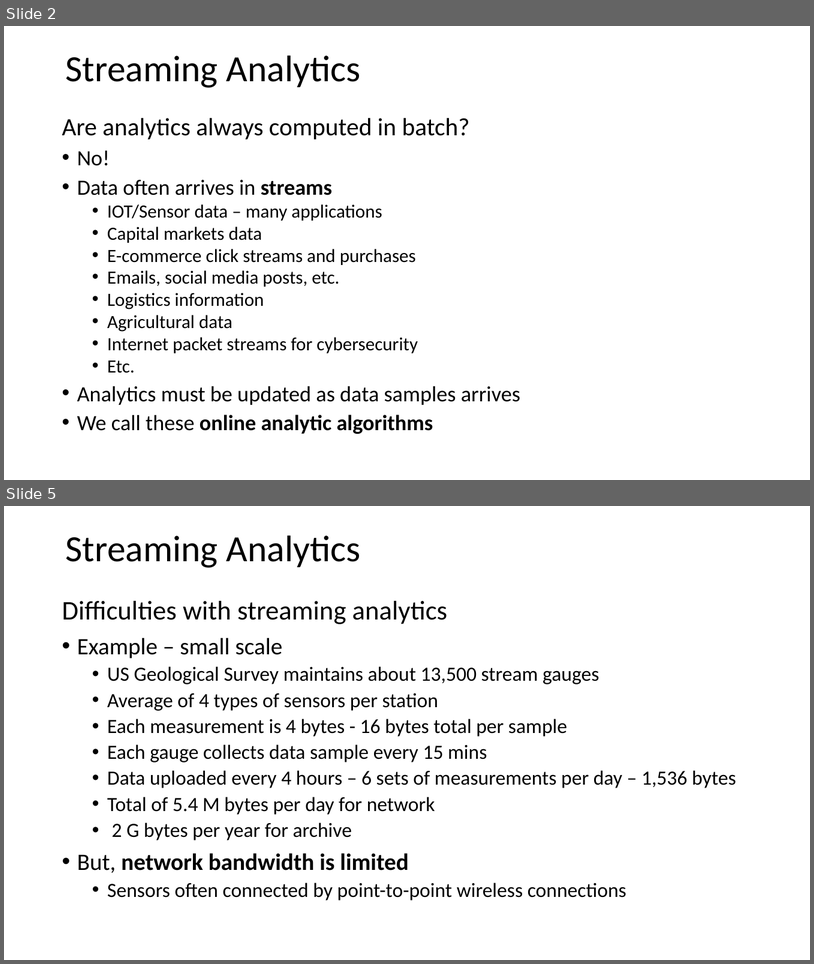
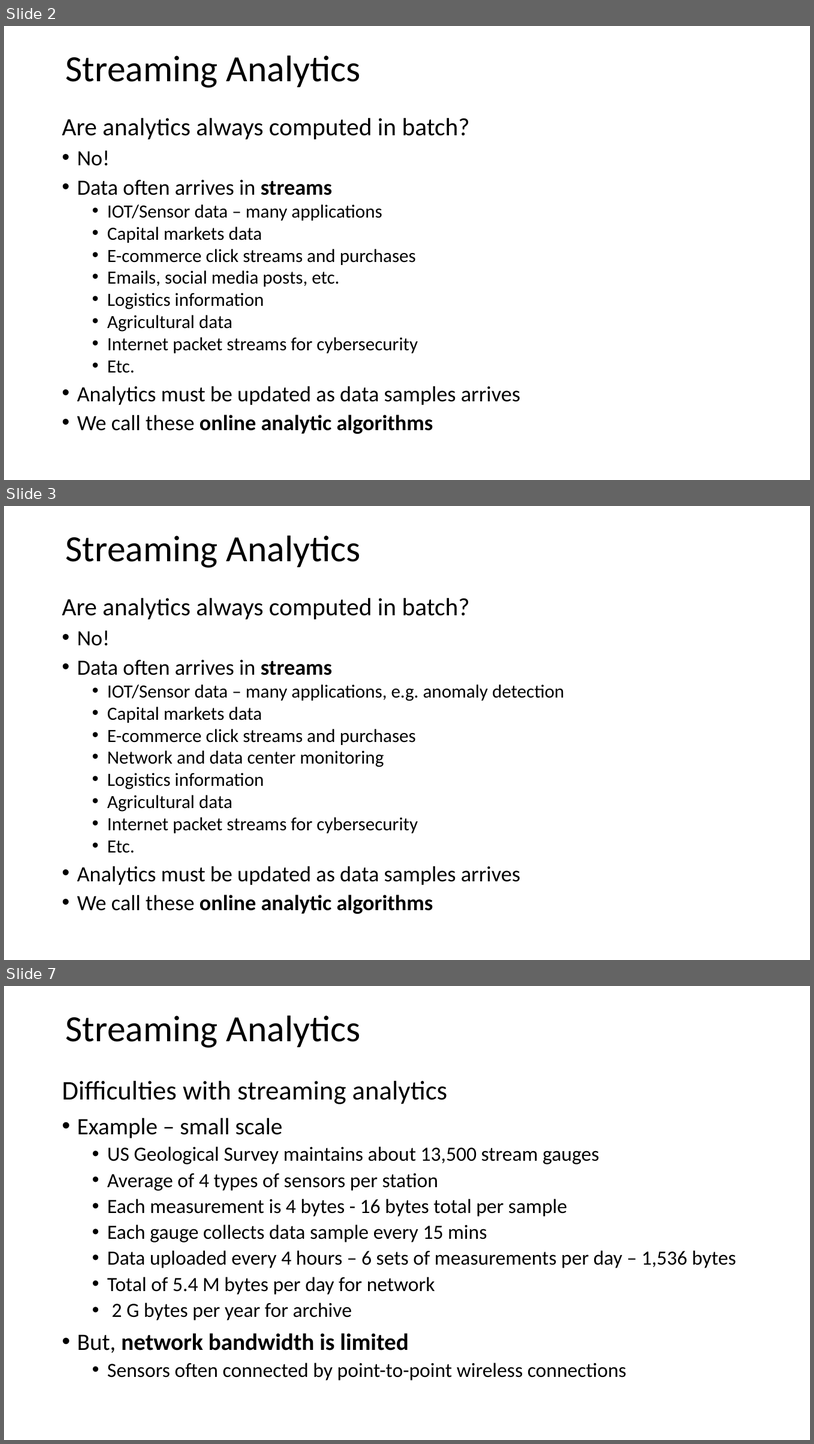
Before and after one commit to harelgabainew/school1, a slide deck: slides/2_StreamingAnalytics.pptx. Shown one above the other, each under a label of ours: slides 2 and 5 before the commit, slides 2, 3 and 7 after it; the slides between them are not shown. The pictures are 814x964 and 814x1444 pixels, drawn with LibreOffice and Linux fonts; fonts in the diff are those of the drawing. Boxes give left, top, right and bottom in pixels: in the first picture for what was removed or moved away, otherwise in the second. Text is boxed around its words. In the diff, an @@ line names an element or a change of style, - is before the commit and + after.

Commit message:
Added slides on online processing

```diff
--- a/slides/2_StreamingAnalytics.pptx
+++ b/slides/2_StreamingAnalytics.pptx
@@ slide 3 added at (x1=4, y1=506, x2=810, y2=960), background #FFFFFF @@
@@ text added at (x1=65, y1=535, x2=361, y2=568), 44 pt, text #000000 @@
+Streaming Analytics
@@ text added at (x1=62, y1=598, x2=564, y2=913), 22.2 pt, text #000000 @@
+Are analytics always computed in batch?
+• No!
+• Data often arrives in streams
+  • IOT/Sensor data – many applications, e.g. anomaly detection
+  • Capital markets data
+  • E-commerce click streams and purchases
+  • Network and data center monitoring
+  • Logistics information
+  • Agricultural data
+  • Internet packet streams for cybersecurity
+  • Etc.
+• Analytics must be updated as data samples arrives
+• We call these online analytic algorithms
@@ what was slide 5 is now slide 7 @@
```
Also in this commit, not shown: 3 slides changed, 1 other slide added.
